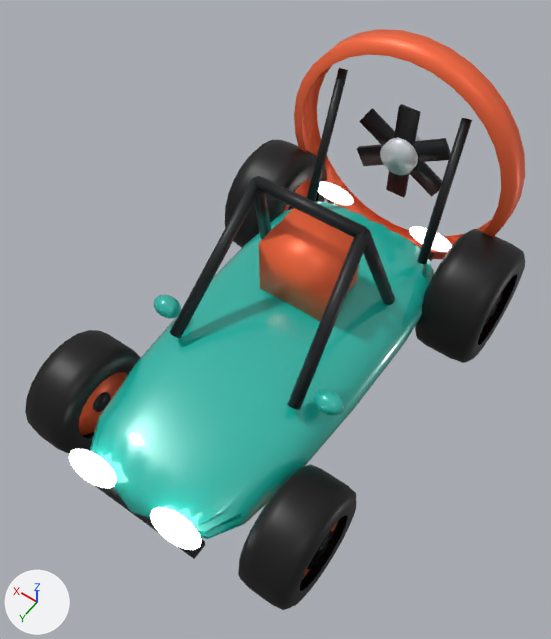
The glTF model godot/assets/cars/twister.glb, before and after one commit.
Rendered twice from a camera (50 mm lens) standing at (-2.11, 3.16, 5.62) and looking at (-0.04, 0.26, 1.07). Every picture has the same lights, and +X, +Y and +Z are marked at lower left. The picture after the commit comes second. Vertices at exactly the same position are counted once.

The first picture shows 'Body', 'Wheel_FL', 'Wheel_FR', 'Wheel_RL', 'Wheel_RR'.
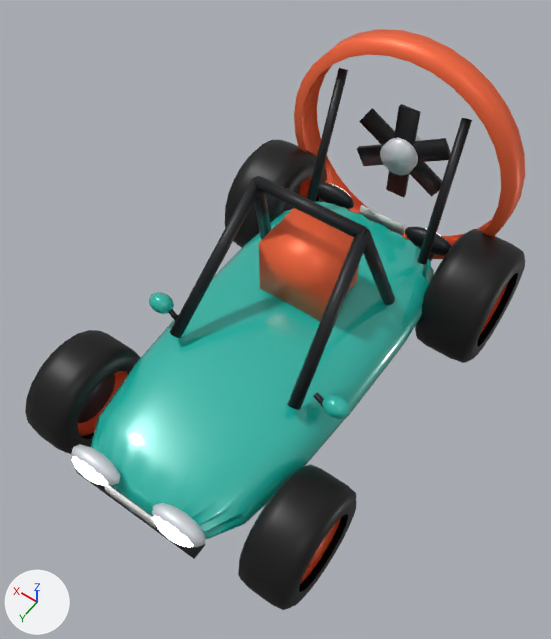
Where the change shows, as pixel boxes [x1, y1, x2, y2] in the pictures (551 x 639 px; the box of a moved part takes in the faces that stretch with it):
'Body', reshaped
    before: [69, 29, 525, 559]
    after: [71, 29, 525, 559]
part 1 of me_body, added (cyan)
    after: [149, 292, 174, 314]
part 2 of me_body, added (cyan)
    after: [322, 394, 351, 419]
part 3 of me_body, added
    after: [71, 445, 120, 486]
part 4 of me_body, added
    after: [317, 181, 354, 209]
part 5 of me_body, added
    after: [152, 503, 206, 547]
part 6 of me_body, added
    after: [405, 227, 452, 256]
part 7 of me_body, added
    after: [103, 484, 157, 528]
part 8 of me_body, added
    after: [360, 205, 406, 236]
part 9 of me_body, deleted
    before: [69, 449, 117, 488]
part 10 of me_body, deleted (cyan)
    before: [154, 295, 181, 319]
part 11 of me_body, deleted
    before: [150, 507, 202, 550]
part 12 of me_body, moved or reshaped (mostly hidden afterwards)
    before: [318, 181, 452, 252]
    after: [332, 184, 446, 240]
part 13 of me_body, cut back
    before: [314, 389, 345, 416]
    after: [313, 392, 323, 407]
part 14 of me_body, added (mostly hidden)
    after: [168, 309, 178, 321]
part 15 of me_wheel_fl, added
    after: [313, 540, 325, 559]
part 16 of me_wheel_fl, rebuilt (mostly hidden before)
    before: [303, 522, 338, 578]
    after: [300, 518, 341, 584]
part 17 of me_wheel_fl, moved or reshaped
    both: [290, 501, 356, 606]
part 18 of me_wheel_fr, added
    after: [78, 374, 115, 423]
part 19 of me_wheel_fr, rebuilt
    before: [79, 372, 127, 435]
    after: [78, 371, 128, 436]
part 20 of me_wheel_fr, moved or reshaped (not visible afterwards)
    before: [93, 392, 111, 412]

The change, as a diff of the scene's bpy script:
```diff
--- a/godot/assets/cars/twister.glb.py
+++ b/godot/assets/cars/twister.glb.py
@@ me_body @@
-me_body.from_pydata(...)  # 1570 vertices, 2992 faces; spans x -1.05..1.05, y -1.77..1.97, z 0.3..2.4
+me_body.from_pydata(...)  # 1594 vertices, 3008 faces; spans x -1.05..1.05, y -1.77..1.96, z 0.3..2.4
+# me_body part 1: a new loose piece, a UV sphere (12 segments, 8 rings, poles along z) spanning x 0.7..0.92, y 0.52..0.68, z 0.92..1.08, in mat_paint
+# me_body part 2: a new loose piece, a UV sphere (12 segments, 8 rings, poles along z) spanning x -0.92..-0.7, y 0.52..0.68, z 0.92..1.08, in mat_paint
+# me_body part 3: a new loose piece, a UV sphere (12 segments, 8 rings, poles along z) spanning x 0.15..0.61, y 1.76..1.94, z 0.64..0.86, in mat_detail
+# me_body part 4: a new loose piece, a UV sphere (12 segments, 8 rings, poles along z) spanning x 0.26..0.74, y -1.47..-1.31, z 0.7..0.9, in mat_detail
+# me_body part 5: a new loose piece, a UV sphere (12 segments, 8 rings, poles along z) spanning x -0.61..-0.15, y 1.76..1.94, z 0.64..0.86, in mat_detail
+# me_body part 6: a new loose piece, a UV sphere (12 segments, 8 rings, poles along z) spanning x -0.74..-0.26, y -1.47..-1.31, z 0.7..0.9, in mat_detail
+# me_body part 7: a new loose piece, a box spanning x -0.23..0.23, y 1.91..1.93, z 0.645..0.755, in mat_detail
+# me_body part 8: a new loose piece, a box spanning x -0.23..0.23, y -1.47..-1.45, z 0.655..0.765, in mat_detail
+# me_body part 9: the loose piece of 146 vertices spanning x 0.17..0.59, y 1.79..1.97, z 0.64..0.86 is deleted
+# me_body part 10: the loose piece of 146 vertices spanning x 0.63..0.87, y 0.51..0.69, z 0.92..1.08 is deleted
+# me_body part 11: the loose piece of 146 vertices spanning x -0.59..-0.17, y 1.79..1.97, z 0.64..0.86 is deleted
+# me_body part 12: 276 vertices removed from x -0.71..0.71, y -1.48..-1.36, z 0.72..0.88; 156 vertices added at x -0.7..0.7, y -1.47..-1.37, z 0.73..0.87
+# me_body part 13: 1 vertex moved within x -0.76, y 0.63, z 0.92; 145 vertices removed from x -0.87..-0.63, y 0.51..0.69, z 0.92..1.08; 11 vertices added at x -0.78..-0.62, y 0.58..0.64, z 0.92..1.02
+# me_body part 14: 12 vertices added at x 0.62..0.78, y 0.58..0.64, z 0.92..1.02
+# other edits to the shape of me_body do not show in these pictures
 me_body.materials.append(mat_paint)
@@ me_wheel_fl @@
-me_wheel_fl.from_pydata(...)  # 284 vertices, 492 faces; spans x -0.214..0.214, y -0.48..0.48, z -0.475..0.475
+me_wheel_fl.from_pydata(...)  # 418 vertices, 712 faces; spans x -0.214..0.214, y -0.48..0.48, z -0.475..0.475
+# me_wheel_fl part 15: a new loose piece, a 12-sided cylinder along x spanning x -0.17..-0.09, y -0.076..0.076, z -0.076..0.076, in mat_detail
+# me_wheel_fl part 16: the loose piece of 36 vertices spanning x -0.147..0.147, y -0.307..0.307, z -0.303..0.303 is rebuilt with 110 vertices and now spans x -0.164..0.168, y -0.329..0.329, z -0.326..0.326
+# me_wheel_fl part 17: 22 vertices moved from x -0.21, y -0.298..0.298, z -0.295..0.295 to x -0.21, y -0.307..0.307, z -0.304..0.304; 72 vertices removed from x -0.185..0.172, y -0.146..0.146, z -0.149..0.149; 32 vertices added at x -0.14..-0.07, y -0.275..0.275, z -0.187..0.187
+# other edits to the shape of me_wheel_fl do not show in these pictures
 me_wheel_fl.materials.append(mat_detail)
@@ me_wheel_fr @@
-me_wheel_fr.from_pydata(...)  # 284 vertices, 492 faces; spans x -0.214..0.214, y -0.48..0.48, z -0.475..0.475
+me_wheel_fr.from_pydata(...)  # 418 vertices, 712 faces; spans x -0.214..0.214, y -0.48..0.48, z -0.475..0.475
+# me_wheel_fr part 18: a new loose piece, an 18-sided cylinder along x spanning x -0.067..-0.017, y -0.247..0.247, z -0.243..0.243, in mat_detail
+# me_wheel_fr part 19: the loose piece of 36 vertices spanning x -0.147..0.147, y -0.307..0.307, z -0.303..0.303 is rebuilt with 110 vertices and now spans x -0.168..0.164, y -0.329..0.329, z -0.326..0.326
+# me_wheel_fr part 20: 22 vertices moved from x 0.21, y -0.298..0.298, z -0.295..0.295 to x 0.21, y -0.307..0.307, z -0.304..0.304; 72 vertices removed from x -0.172..0.185, y -0.146..0.146, z -0.149..0.149; 32 vertices added at x 0.07..0.14, y -0.275..0.275, z -0.187..0.187
+# other edits to the shape of me_wheel_fr do not show in these pictures
 me_wheel_fr.materials.append(mat_detail)
```
